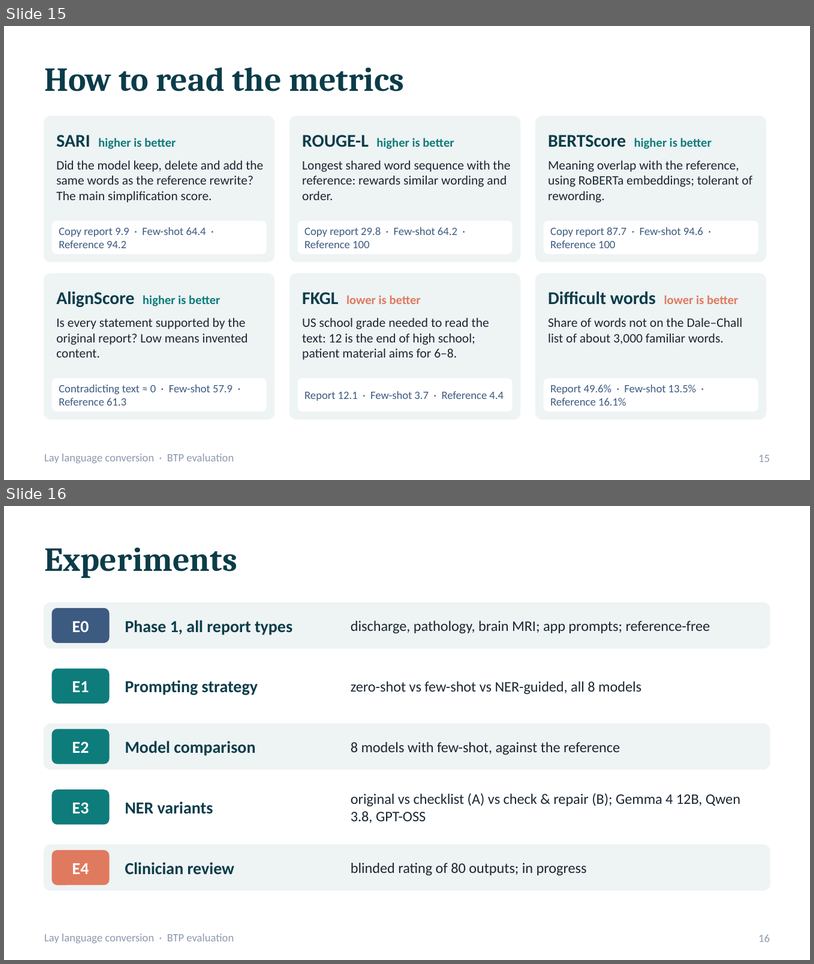
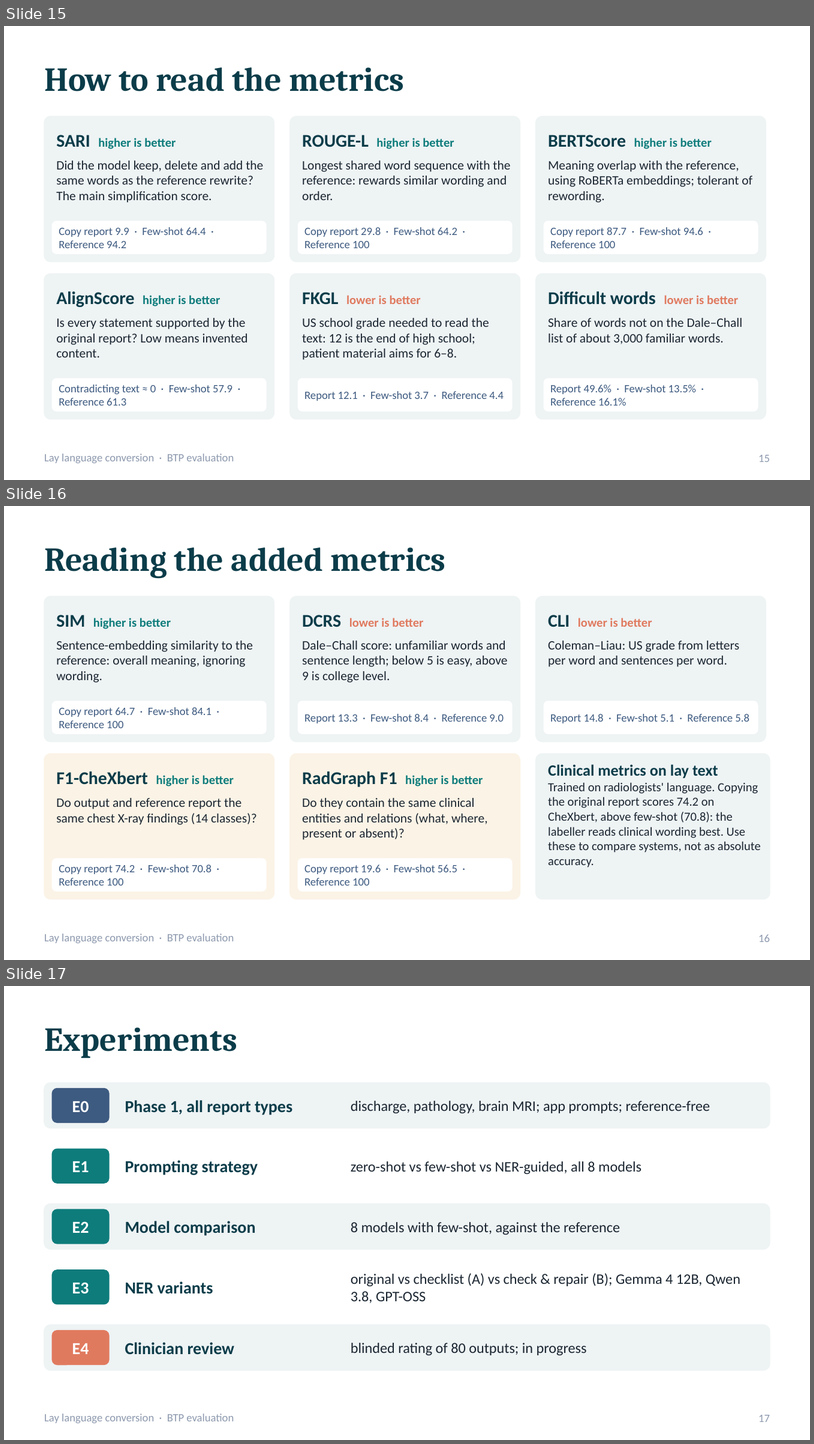
Before and after one commit to bibesgotthevibes/btp-Project, a slide deck: docs/BTP_Lay_Language_Conversion_Evaluation.pptx. Shown one above the other, each under a label of ours: slides 15 and 16 before the commit, slides 15, 16 and 17 after it. The pictures are 814x964 and 814x1444 pixels, drawn with LibreOffice and Linux fonts; fonts in the diff are those of the drawing. Boxes give left, top, right and bottom in pixels: in the first picture for what was removed or moved away, otherwise in the second. Text is boxed around its words. In the diff, an @@ line names an element or a change of style, - is before the commit and + after.

```diff
--- a/docs/BTP_Lay_Language_Conversion_Evaluation.pptx
+++ b/docs/BTP_Lay_Language_Conversion_Evaluation.pptx
@@ slide 16 added at box(4, 506, 810, 960), background #FFFFFF; not listed: 1 template element that a slide beside it also shows @@
@@ title added at box(44, 547, 446, 579), 30 pt, text #0B3C49, bold @@
+Reading the added metrics
@@ rounded rectangle added at box(44, 597, 274, 741), fill #EEF3F4, outline #EEF3F4 1 pt @@
@@ rounded rectangle added at box(290, 597, 520, 741), fill #EEF3F4, outline #EEF3F4 1 pt @@
@@ rounded rectangle added at box(536, 597, 766, 741), fill #EEF3F4, outline #EEF3F4 1 pt @@
@@ text added at box(56, 615, 171, 629), 11 pt, text #0E7C7B, bold @@
+SIM higher is better
@@ text added at box(302, 615, 423, 627), 11 pt, text #E07A5F, bold @@
+DCRS lower is better
@@ text added at box(548, 615, 652, 627), 11 pt, text #E07A5F, bold @@
+CLI lower is better
@@ text added at box(56, 640, 253, 682), 11.5 pt, text #1B2631 @@
+Sentence-embedding similarity to the reference: overall meaning, ignoring wording.
@@ text added at box(302, 640, 507, 682), 11.5 pt, text #1B2631 @@
+Dale–Chall score: unfamiliar words and sentence length; below 5 is easy, above 9 is college level.
@@ text added at box(548, 640, 740, 667), 11.5 pt, text #1B2631 @@
+Coleman–Liau: US grade from letters per word and sentences per word.
@@ rounded rectangle added at box(53, 701, 266, 733), fill #FFFFFF, outline #FFFFFF 1 pt @@
@@ rounded rectangle added at box(299, 701, 512, 733), fill #FFFFFF, outline #FFFFFF 1 pt @@
@@ rounded rectangle added at box(544, 701, 758, 733), fill #FFFFFF, outline #FFFFFF 1 pt @@
@@ text added at box(59, 707, 212, 728), 10 pt, text #3D5A80 @@
+Copy report 64.7 · Few-shot 84.1 · Reference 100
@@ text added at box(305, 714, 504, 723), 10 pt, text #3D5A80 @@
+Report 13.3 · Few-shot 8.4 · Reference 9.0
@@ text added at box(551, 714, 750, 723), 10 pt, text #3D5A80 @@
+Report 14.8 · Few-shot 5.1 · Reference 5.8
@@ rounded rectangle added at box(44, 754, 274, 899), fill #FBF3E6, outline #FBF3E6 1 pt @@
@@ rounded rectangle added at box(290, 754, 520, 899), fill #FBF3E6, outline #FBF3E6 1 pt @@
@@ rounded rectangle added at box(536, 754, 770, 899), fill #EEF3F4, outline #EEF3F4 1 pt @@
@@ text added at box(56, 771, 234, 786), 11 pt, text #0E7C7B, bold @@
+F1-CheXbert higher is better
@@ text added at box(302, 771, 483, 787), 11 pt, text #0E7C7B, bold @@
+RadGraph F1 higher is better
@@ text added at box(548, 764, 761, 867), 11 pt, text #1B2631 @@
+Clinical metrics on lay text
+Trained on radiologists' language. Copying the original report scores 74.2 on CheXbert, above few-shot (70.8): the labeller reads clinical wording best. Use these to compare systems, not as absolute accuracy.
@@ text added at box(56, 798, 257, 825), 11.5 pt, text #1B2631 @@
+Do output and reference report the same chest X-ray findings (14 classes)?
@@ text added at box(302, 798, 488, 840), 11.5 pt, text #1B2631 @@
+Do they contain the same clinical entities and relations (what, where, present or absent)?
@@ rounded rectangle added at box(53, 858, 266, 891), fill #FFFFFF, outline #FFFFFF 1 pt @@
@@ text added at box(59, 864, 212, 885), 10 pt, text #3D5A80 @@
+Copy report 74.2 · Few-shot 70.8 · Reference 100
@@ rounded rectangle added at box(299, 858, 512, 891), fill #FFFFFF, outline #FFFFFF 1 pt @@
@@ text added at box(305, 864, 458, 885), 10 pt, text #3D5A80 @@
+Copy report 19.6 · Few-shot 56.5 · Reference 100
@@ page number added at box(759, 934, 770, 942), 10 pt, text #8D99AE @@
+16
@@ what was slide 16 is now slide 17 @@
@@ page number at box(759, 1414, 770, 1422): text changed @@
-16
+17
```
Also in this commit, not shown: 6 slides changed, 2 other slides added, 10 other files.
